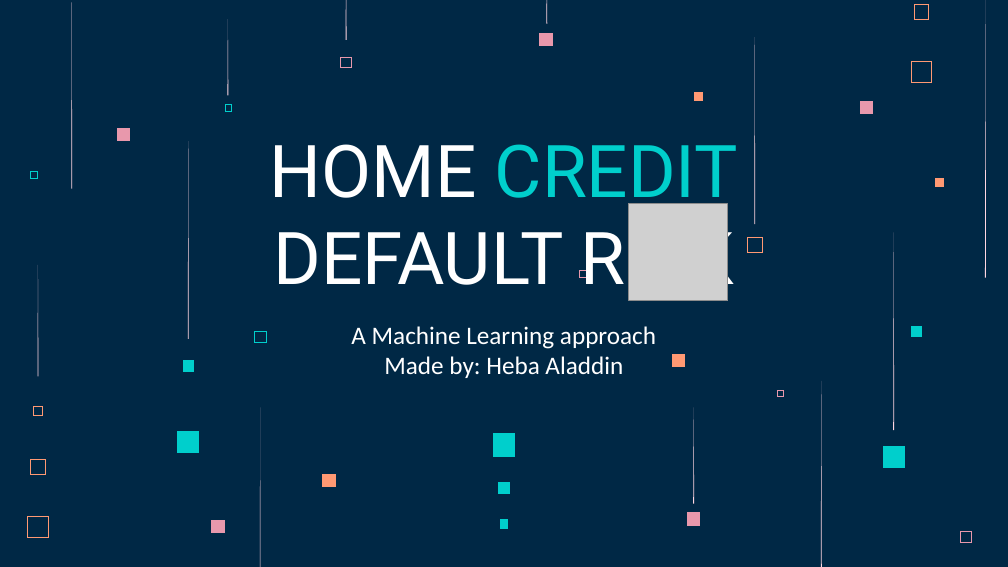
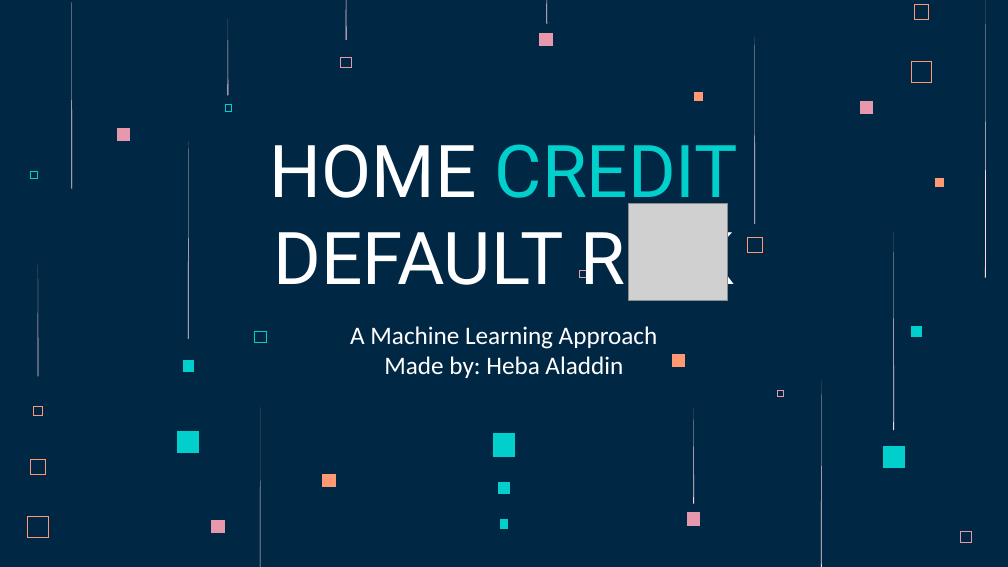
Before and after one commit to HebaAladdin/Kaggle-home-credit-risk, a slide deck: slide 1 of Presentation/Home Credit Default Risk.pptx. Drawn at 1008x567 pixels with LibreOffice and Linux fonts; fonts in the diff are those of the drawing; grey boxes stand for pictures. Boxes give left, top, right and bottom in pixels: in the first picture for what was removed or moved away, otherwise in the second. Text is boxed around its words. In the diff, an @@ line names an element or a change of style, - is before the commit and + after.

```diff
--- a/Presentation/Home Credit Default Risk.pptx
+++ b/Presentation/Home Credit Default Risk.pptx
@@ subtitle at (x1=350, y1=326, x2=658, y2=349): text changed @@
-A Machine Learning approach
+A Machine Learning Approach
```
Also in this commit, not shown: 2 other slides changed, 1 other file.
